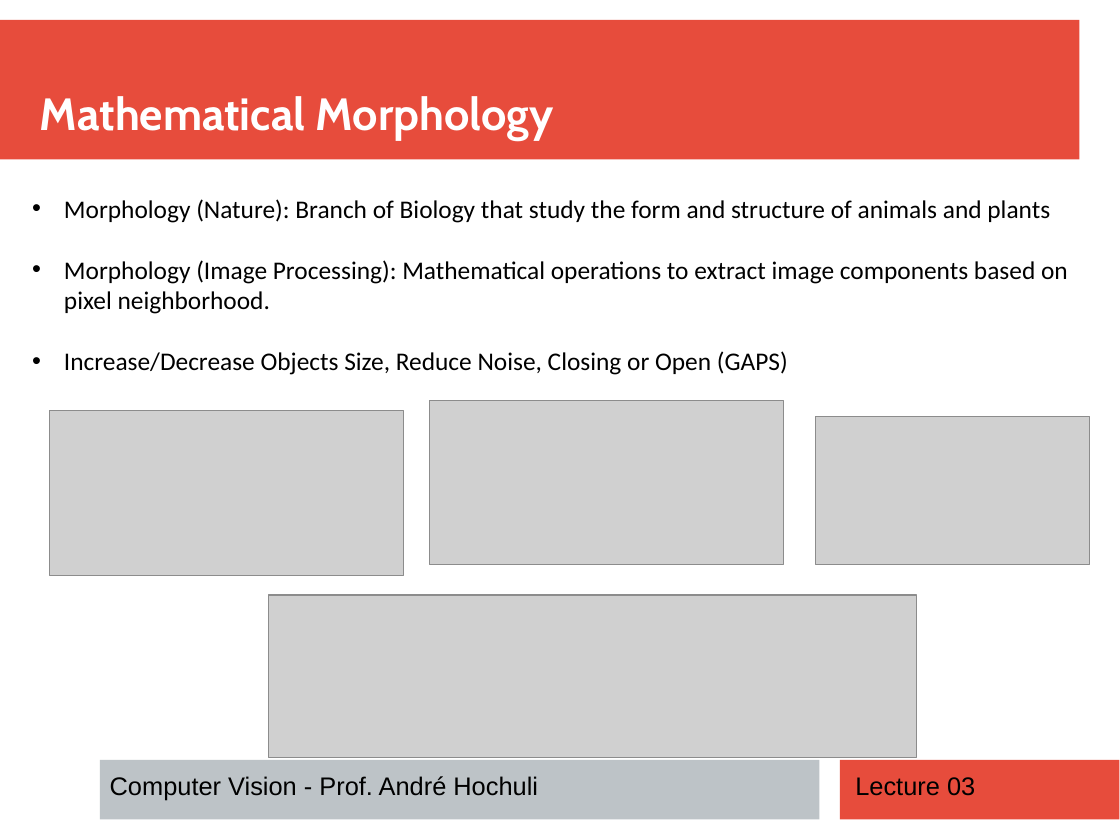
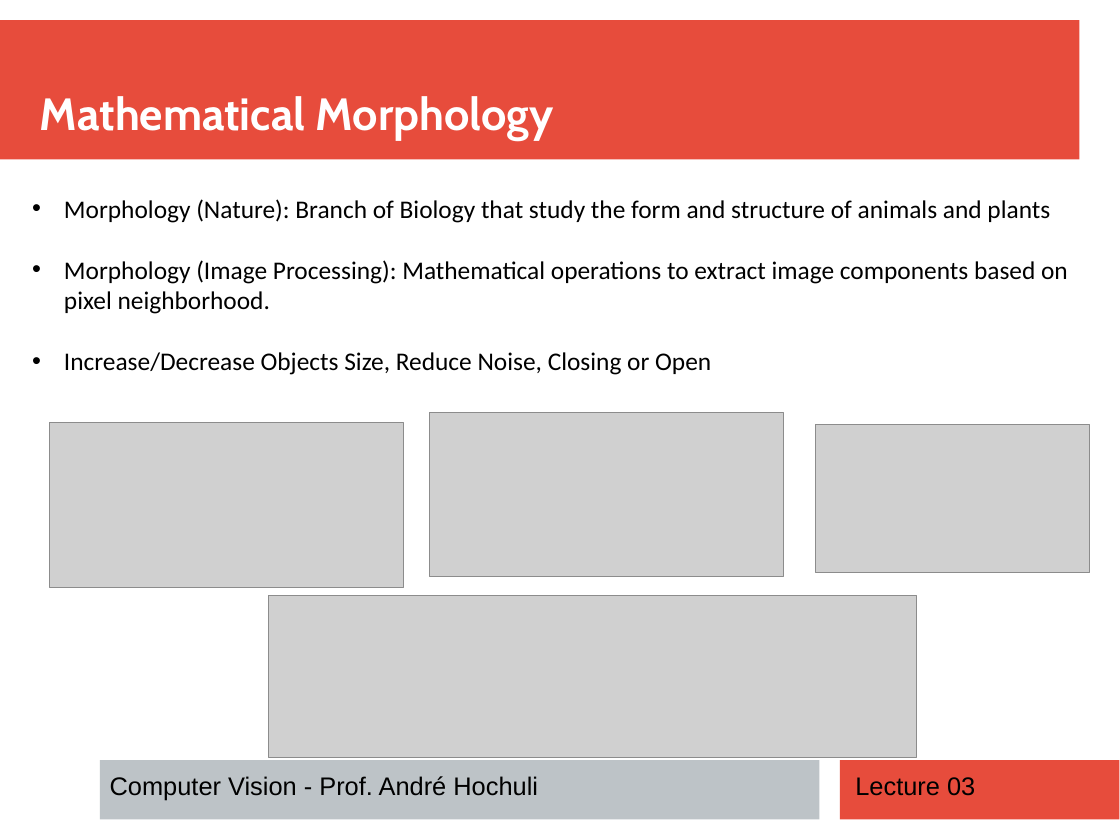
Before and after one commit to andrehochuli/teaching, a slide deck: slide 10 of ComputerVision/Lecture 03 - Morphology/Lecture 03 - Morphology.pptx (slide 3 before the commit). Drawn at 1120x840 pixels with LibreOffice and Linux fonts; fonts in the diff are those of the drawing; grey boxes stand for pictures. Boxes give left, top, right and bottom in pixels: in the first picture for what was removed or moved away, otherwise in the second. Text is boxed around its words. In the diff, an @@ line names an element or a change of style, - is before the commit and + after.

```diff
--- a/ComputerVision/Lecture 03 - Morphology/Lecture 03 - Morphology.pptx
+++ b/ComputerVision/Lecture 03 - Morphology/Lecture 03 - Morphology.pptx
@@ text at <box>64,352,711,375</box>: text changed @@
-• Increase/Decrease Objects Size, Reduce Noise, Closing or Open (GAPS)
+• Increase/Decrease Objects Size, Reduce Noise, Closing or Open
@@ picture: place and size @@
-picture at <box>430,400,784,565</box>
+picture at <box>430,413,784,577</box>
@@ picture: place and size @@
-picture at <box>50,411,403,575</box>
+picture at <box>50,423,403,587</box>
@@ picture: place and size @@
-picture at <box>816,417,1091,565</box>
+picture at <box>816,425,1091,573</box>
```
Also in this commit, not shown: 4 other slides changed, 7 slides added, 2 other files.
